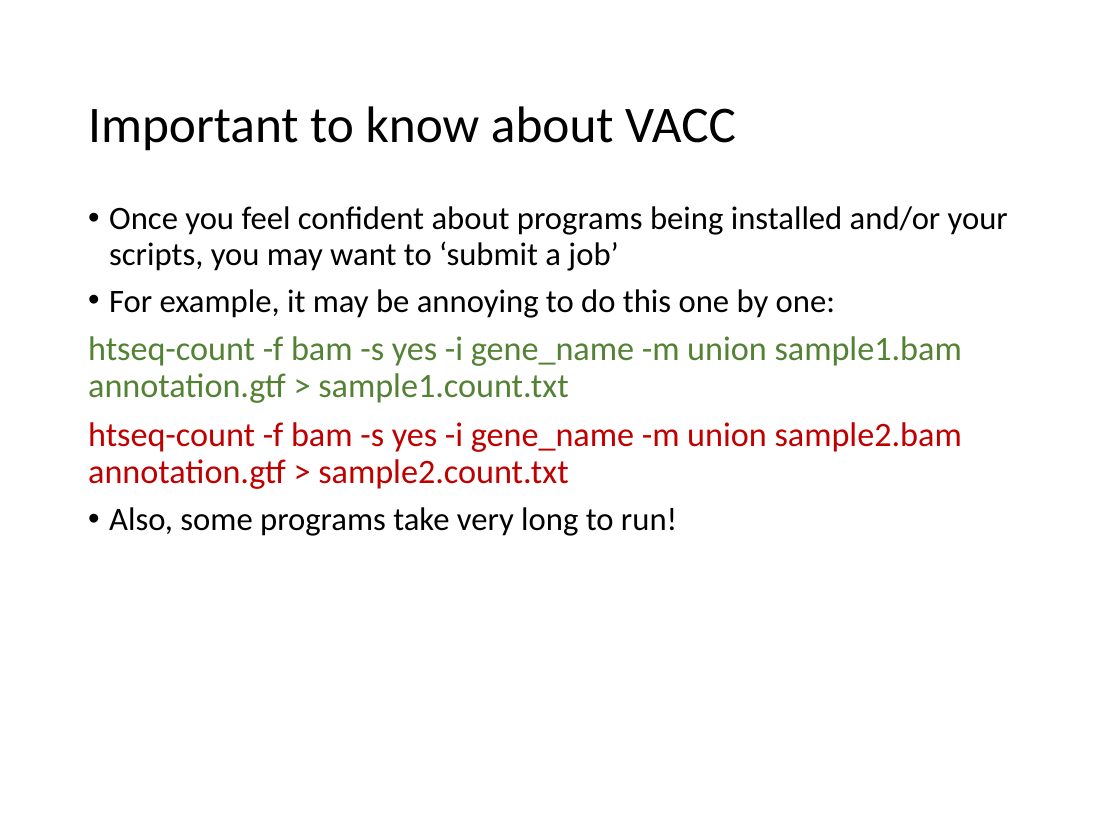
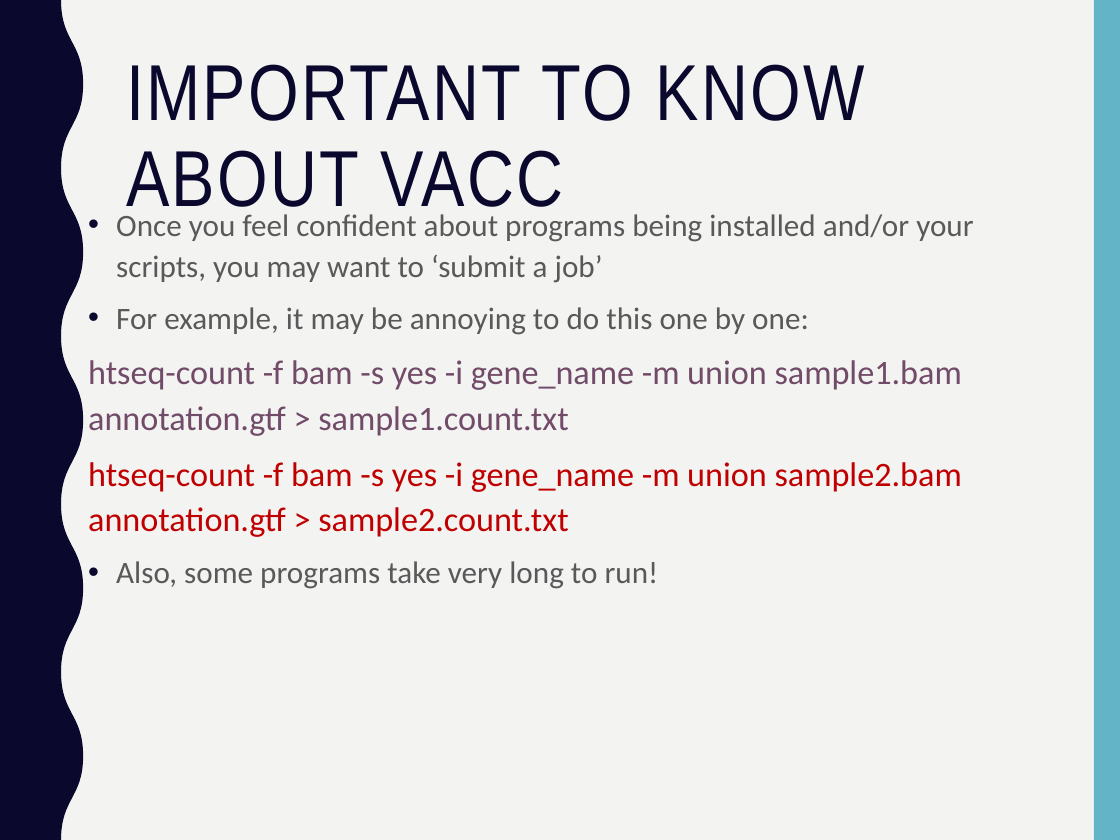
Before and after one commit to PRodriguez19/Intro-to-rnaseq, a slide deck: slide 35 of lectures/Lecture5-MMG232.pptx (slide 25 before the commit). Drawn at 1120x840 pixels with LibreOffice and Linux fonts; fonts in the diff are those of the drawing. Boxes give left, top, right and bottom in pixels: in the first picture for what was removed or moved away, otherwise in the second. Text is boxed around its words. In the diff, an @@ line names an element or a change of style, - is before the commit and + after.

```diff
--- a/lectures/Lecture5-MMG232.pptx
+++ b/lectures/Lecture5-MMG232.pptx
@@ background #FFFFFF to #F3F3F2 @@
@@ freeform shape added at [0, 0, 83, 840], fill #0B082E @@
@@ rectangle added at [1094, 0, 1120, 840], fill #62B4C6 @@
@@ title "IMPORTANT TO KNOW ABOUT VACC" at [126, 64, 865, 221]: vertical alignment middle to top @@
@@ title at [126, 64, 865, 221]: text changed; size 33 to 51 pt; font Calibri to Arial Narrow; text colour #000000 to #0B082E @@
-Important to know about VACC
+IMPORTANT TO KNOW ABOUT VACC
@@ text "Once you feel confident about ..." at [88, 214, 973, 589]: size 21 to 20 pt, text colour #000000 to #595959 in "Once you feel confident about programs being ...", "For example, it may be annoying to ...", "Also, some programs take very long to ..."; text colour #548235 to #714B68 in "htseq-count -f bam -s yes -i gene_name ..."; indent changed; line spacing 0.9 to 1.1 @@
```
Also in this commit, not shown: 25 other slides changed, 15 slides added, 5 slides removed, 6 other files.
